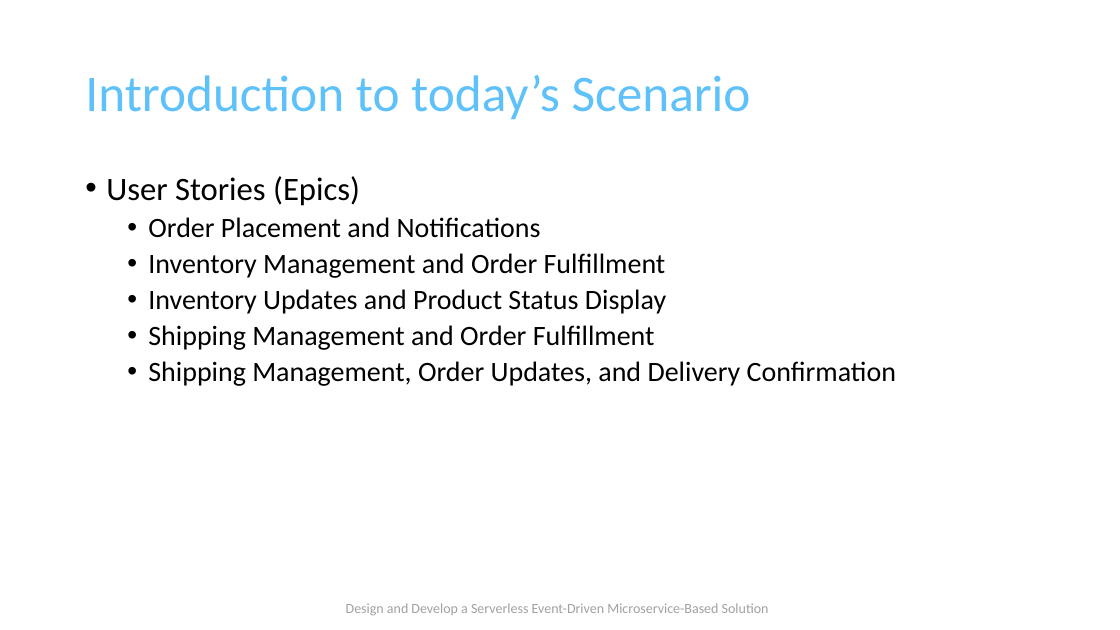
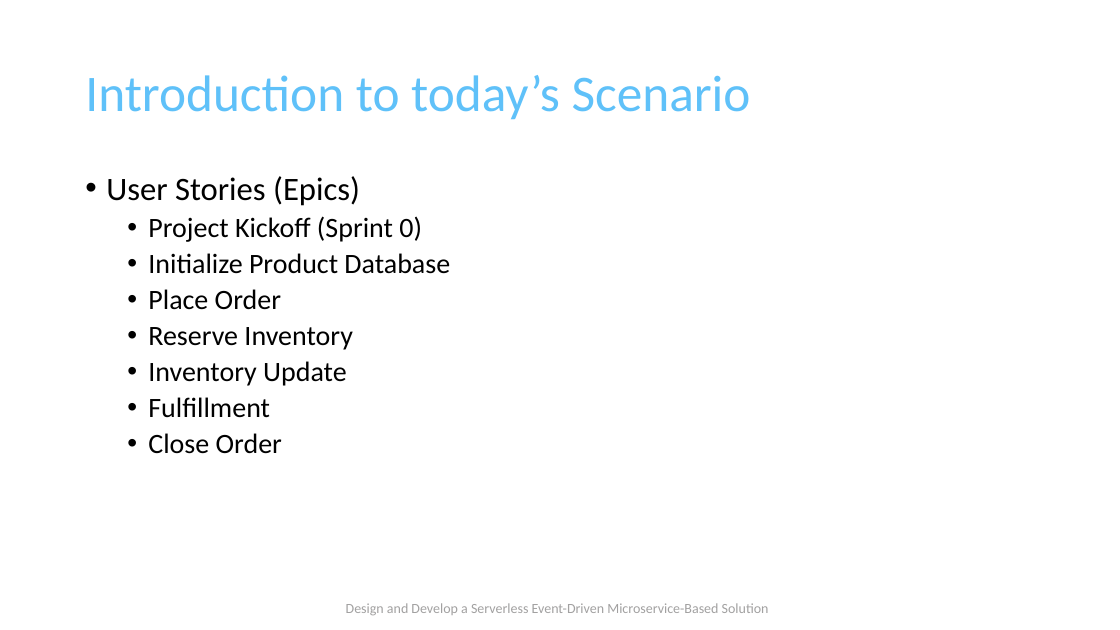
Before and after one commit to TaleLearnCode/DesignDevelopServerlessEventDrivenMicroserviceSolution, a slide deck: slide 25 of EDAWorkshop-01.pptx (slide 26 before the commit). Drawn at 1120x630 pixels with LibreOffice and Linux fonts; fonts in the diff are those of the drawing; background and template pictures are left out. Boxes give left, top, right and bottom in pixels: in the first picture for what was removed or moved away, otherwise in the second. Text is boxed around its words. In the diff, an @@ line names an element or a change of style, - is before the commit and + after.

```diff
--- a/EDAWorkshop-01.pptx
+++ b/EDAWorkshop-01.pptx
@@ text at bbox=[148, 216, 450, 454]: text changed @@
-  • Order Placement and Notifications
-  • Inventory Management and Order Fulfillment
-  • Inventory Updates and Product Status Display
-  • Shipping Management and Order Fulfillment
-  • Shipping Management, Order Updates, and Delivery Confirmation
+  • Project Kickoff (Sprint 0)
+  • Initialize Product Database
+  • Place Order
+  • Reserve Inventory
+  • Inventory Update
+  • Fulfillment
+  • Close Order
```
Also in this commit, not shown: 2 other slides changed, 1 slide added, 2 slides removed, 34 other files.
